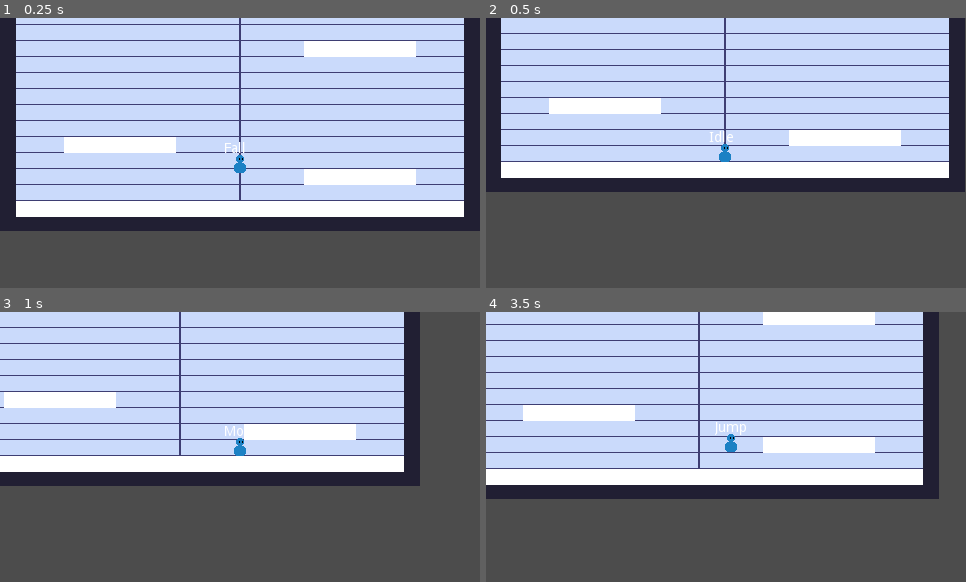
Above: before the commit, frames 1-4 (two rows, left to right).
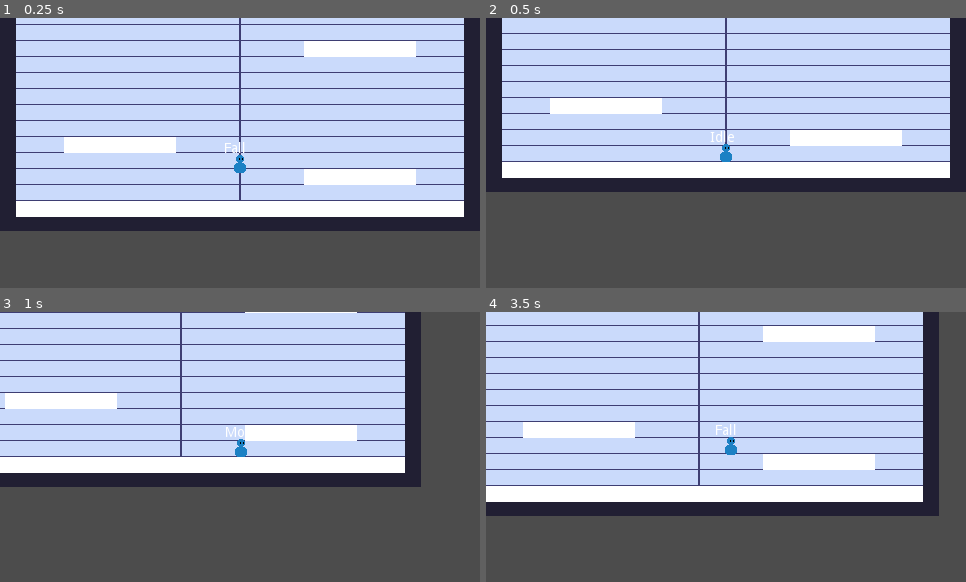
Above: after the commit, the same moments.

Repository: VuurMos/godot-3.5-platformer-character-controller
Game: Godot game, scene res://Game.tscn
Two runs of this game, one before a commit and one after it. Both use one fixed random seed, a clock stepped at 60 frames per second and the inputs below.
Inputs:
- Up to frame 1 (0.25 s): no input
- Up to frame 2 (0.5 s): no input
- Up to frame 3 (1 s): hold Right (right) from 0.53 s (still down); hold C (jump) from 0.53 s (still down); tap X (dash) at 0.6 s
- Up to frame 4 (3.5 s): release C (jump) at 1.28 s; tap C (jump) at 1.35, 1.52, 1.82, 3.02, 3.32 s; tap X (dash) at 1.55, 2.1, 2.85 s; release Right (right) at 2.03 s; hold Left (left) 2.03-2.78 s; hold C (jump) 2.03-2.78 s; hold Right (right) from 2.78 s (still down)

Frame 1 is identical in both runs. In frame 2, 0.7% of the frame differs, in the area x 3-100%, y 0-65%; in frame 3, 6.9%; in frame 4, 30%, in the area x 0-95%, y 0-76%.

Commit message:
Working dash state

Diff:
--- a/platformer-controller/player/PlatformController.tscn
+++ b/platformer-controller/player/PlatformController.tscn
@@ -44,7 +44,7 @@
 one_shot = true
 
 [node name="DashTimer" type="Timer" parent="StateTimers"]
-wait_time = 0.3
+wait_time = 0.2
 one_shot = true
 
 [node name="StateMachine" type="Node" parent="."]
--- a/platformer-controller/player/platform-controller.gd
+++ b/platformer-controller/player/platform-controller.gd
@@ -27,7 +27,7 @@
 var fall_gravity = (2 * jump_height * pow(max_speed, 2)) / pow(fall_x_dist, 2)
 var max_fall_velocity = jump_velocity * 0.85
 
-var dash_velocity = 400
+var dash_velocity := 40 * TILE_SIZE
 
 onready var sprite = $Sprite
 onready var cam = $PlayerCamera
@@ -71,15 +71,15 @@
 	velocity.y += fall_gravity * get_physics_process_delta_time()
 
 
-func add_dash_velocity():
-	if input_direction == Vector2.ZERO:
+func add_dash_velocity(_dash_direction):
+	if _dash_direction == Vector2.ZERO:
 		if _facing_right:
 			velocity.x = dash_velocity * 1
 		else:
 			velocity.x = dash_velocity * -1
 	else:
-		velocity.x = dash_velocity * input_direction.x
-		velocity.y = dash_velocity * input_direction.y
+		velocity.x = dash_velocity * _dash_direction.x
+		velocity.y = dash_velocity * _dash_direction.y
 
 
 func apply_friction():
@@ -103,5 +103,4 @@
 		apply_acceleration()
 		check_direction_facing()
 
-	clamp_fall_speed()
 	velocity = move_and_slide(velocity, Vector2.UP)
--- a/platformer-controller/player/player-state-machine/player-state-machine.gd
+++ b/platformer-controller/player/player-state-machine/player-state-machine.gd
@@ -36,3 +36,4 @@
 	state = get_node(target_state_name)
 	state.enter(msg)
 	emit_signal("transitioned", state.name)
+	print(state.name)
--- a/platformer-controller/player/player-state-machine/player-states/player-dash-state.gd
+++ b/platformer-controller/player/player-state-machine/player-states/player-dash-state.gd
@@ -1,14 +1,16 @@
 # Dash state
 extends PlayerState
 
+var dash_direction := Vector2.ZERO
 
 func enter(msg := {}) -> void:
 	player.velocity.y = 0
-	player.add_dash_velocity()
+	dash_direction = player.input_direction
 	player.dash_timer.start()
 
 func physics_update(delta: float) -> void:
-	player.apply_fall_gravity()
+	player.add_dash_velocity(dash_direction)
+#	player.apply_fall_gravity()
 	player.apply_movement()
 
 	if player.dash_timer.is_stopped():
--- a/platformer-controller/player/player-state-machine/player-states/player-fall-state.gd
+++ b/platformer-controller/player/player-state-machine/player-states/player-fall-state.gd
@@ -12,6 +12,7 @@
 
 func physics_update(delta: float) -> void:
 	player.apply_fall_gravity()
+	player.clamp_fall_speed()
 	player.apply_movement()
 
 	# Jump check - needs to be before double jump check!
--- a/platformer-controller/player/player-state-machine/player-states/player-jump-state.gd
+++ b/platformer-controller/player/player-state-machine/player-states/player-jump-state.gd
@@ -17,6 +17,7 @@
 		else:
 			player.apply_jump_gravity()
 
+	player.clamp_fall_speed()
 	player.apply_movement()
 
 	check_air_transitions()
--- a/platformer-controller/player/player-state-machine/player-states/player-land-state.gd
+++ b/platformer-controller/player/player-state-machine/player-states/player-land-state.gd
@@ -4,8 +4,8 @@
 func enter(msg := {}) -> void:
 	.enter(msg)
 
-	if player.fall_timer.is_stopped():
-		Events.emit_signal("cam_noise_screen_shaked", 0.3)
+#	if player.fall_timer.is_stopped():
+#		Events.emit_signal("cam_noise_screen_shaked", 0.3)
 
 
 func physics_update(delta: float) -> void:
--- a/platformer-controller/player/player-state-machine/player-states/player-move-state.gd
+++ b/platformer-controller/player/player-state-machine/player-states/player-move-state.gd
@@ -9,6 +9,7 @@
 func physics_update(delta: float) -> void:
 	# Need to apply gravity: there is a y velocity "bump" when moving = fall state transition
 	player.apply_fall_gravity()
+	player.clamp_fall_speed()
 	player.apply_movement()
 
 	# If player x velocity == 0, transition to the idle state
